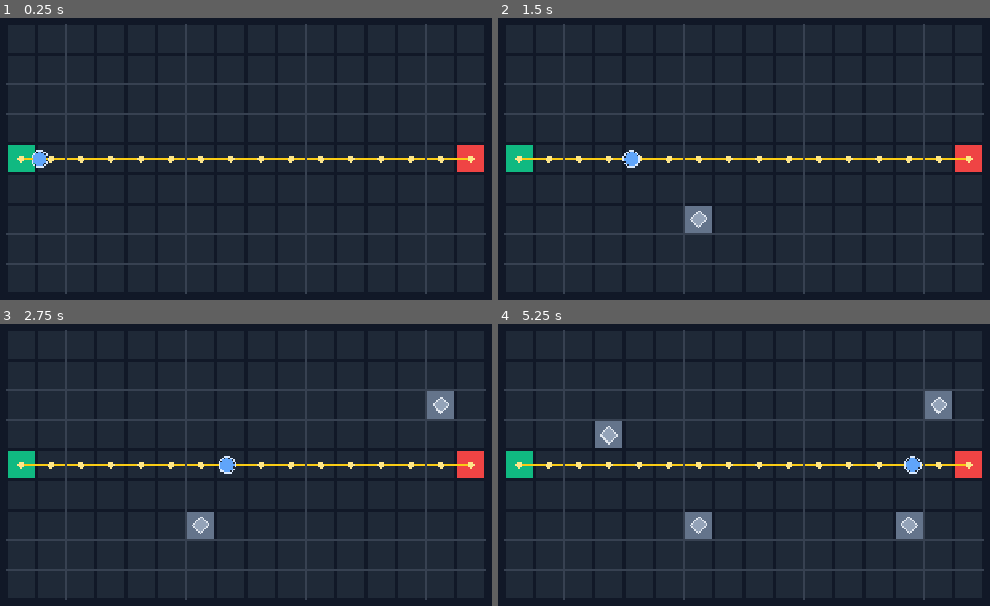
Above: before the commit, frames 1-4 (two rows, left to right).
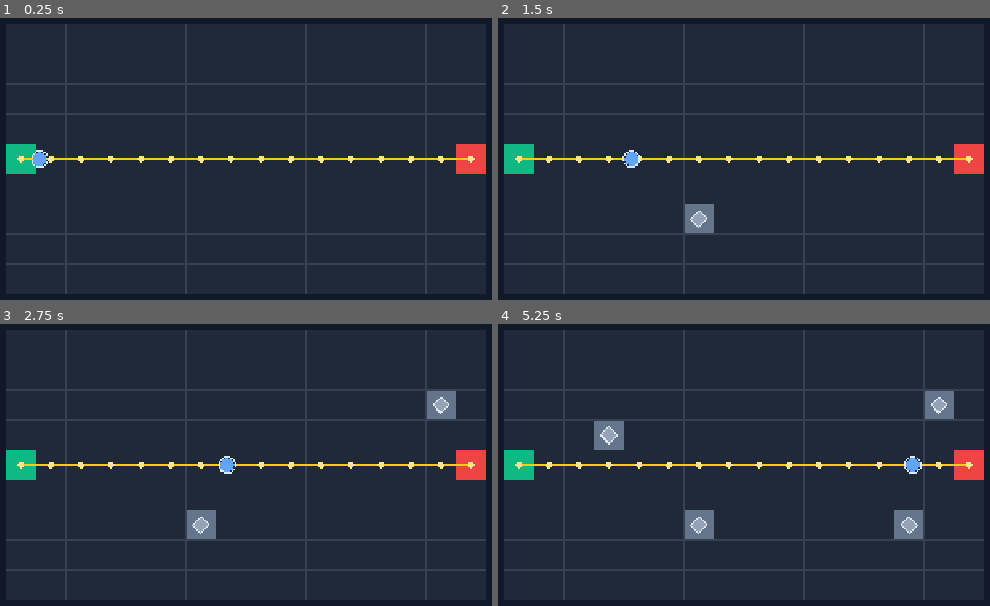
Above: after the commit, the same moments.

Repository: xian0310567/wallborn
Game: Godot game, scene res://scenes/main.tscn
Two runs of this game, one before a commit and one after it. Both use one fixed random seed, a clock stepped at 60 frames per second and the inputs below.
Inputs (mouse positions are in pixels of both pictures, inside the frame that each line leads up to):
- Up to frame 1 (0.25 s): no input
- Up to frame 2 (1.5 s): move the mouse to (outside the picture) at 0.52 s; click (outside the picture) at 0.67 s; move the mouse to (704, 232) at 1.27 s; click (704, 232) at 1.42 s
- Up to frame 3 (2.75 s): move the mouse to (447, 417) at 2.02 s; click (447, 417) at 2.17 s
- Up to frame 4 (5.25 s): move the mouse to (822, 605) at 2.77 s; click (822, 605) at 2.92 s; move the mouse to (outside the picture) at 3.52 s; click (outside the picture) at 3.67 s; move the mouse to (625, 448) at 4.27 s; click (625, 448) at 4.42 s; move the mouse to (906, 515) at 5.02 s; click (906, 515) at 5.17 s

The runs differ from the first frame. In frame 1, 0.2% of the frame differs, in the area x 1-99%, y 44-56%; in frame 2, 0.3%; in frame 3, 0.4%; in frame 4, 0.6%, in the area x 1-99%, y 23-77%.

Commit message:
Prepare grid rendering for 2.5D

Diff:
--- a/scripts/main.gd
+++ b/scripts/main.gd
@@ -1,12 +1,14 @@
 extends Node2D
 
 const WallbornGridScript := preload("res://scripts/wallborn_grid.gd")
+const WallbornGridViewScript := preload("res://scripts/wallborn_grid_view.gd")
 const EnemyScript := preload("res://scripts/enemy.gd")
 const GRID_SIZE := Vector2i(16, 9)
 const CELL_SIZE := 48
 const GRID_ORIGIN := Vector2(64, 64)
 
 var grid := WallbornGridScript.new(GRID_SIZE, CELL_SIZE)
+var grid_view = WallbornGridViewScript.top_down(GRID_ORIGIN, CELL_SIZE)
 var path: Array[Vector2i] = []
 var enemies: Array[Node] = []
 
@@ -23,7 +25,7 @@
 		try_place_defense_at(event.position)
 
 func try_place_defense_at(world_pos: Vector2) -> bool:
-	var cell := grid.world_to_cell(world_pos, GRID_ORIGIN)
+	var cell: Vector2i = grid_view.world_to_cell(world_pos)
 	if not grid.try_set_blocked_preserving_path(cell):
 		print("Defense placement rejected: %s" % cell)
 		return false
@@ -52,7 +54,7 @@
 func _path_to_world_points(cell_path: Array[Vector2i]) -> PackedVector2Array:
 	var points := PackedVector2Array()
 	for cell in cell_path:
-		points.append(grid.cell_to_world(cell, GRID_ORIGIN))
+		points.append(grid_view.cell_to_world(cell))
 	return points
 
 func _draw() -> void:
@@ -65,25 +67,24 @@
 	draw_rect(Rect2(Vector2.ZERO, get_viewport_rect().size), Color("#111827"), true)
 
 func _draw_cells() -> void:
-	for y in grid.size.y:
-		for x in grid.size.x:
-			var cell := Vector2i(x, y)
-			var rect := Rect2(GRID_ORIGIN + Vector2(x * CELL_SIZE, y * CELL_SIZE), Vector2(CELL_SIZE, CELL_SIZE))
-			var fill := Color("#1f2937")
-			match grid.get_cell_type(cell):
-				grid.CELL_START:
-					fill = Color("#10b981")
-				grid.CELL_GOAL:
-					fill = Color("#ef4444")
-				grid.CELL_BLOCKED:
-					fill = Color("#64748b")
-			draw_rect(rect.grow(-2), fill, true)
-			if grid.get_cell_type(cell) == grid.CELL_BLOCKED:
-				_draw_defense_unit(rect)
+	for cell in grid_view.get_cells_in_draw_order(grid.size):
+		var corners: PackedVector2Array = grid_view.cell_corners(cell)
+		var fill := Color("#1f2937")
+		match grid.get_cell_type(cell):
+			grid.CELL_START:
+				fill = Color("#10b981")
+			grid.CELL_GOAL:
+				fill = Color("#ef4444")
+			grid.CELL_BLOCKED:
+				fill = Color("#64748b")
+		draw_colored_polygon(corners, fill)
+		draw_polyline(PackedVector2Array([corners[0], corners[1], corners[2], corners[3], corners[0]]), Color("#374151"), 1.0)
+		if grid.get_cell_type(cell) == grid.CELL_BLOCKED:
+			_draw_defense_unit(cell)
 
-func _draw_defense_unit(rect: Rect2) -> void:
-	var center := rect.get_center()
-	var half := rect.size.x * 0.28
+func _draw_defense_unit(cell: Vector2i) -> void:
+	var center: Vector2 = grid_view.cell_to_world(cell)
+	var half: float = minf(grid_view.basis_x.length(), grid_view.basis_y.length()) * 0.28
 	var points := PackedVector2Array([
 		center + Vector2(0, -half),
 		center + Vector2(half, 0),
@@ -102,13 +103,6 @@
 		draw_circle(point, 5.0, Color("#fde68a"))
 
 func _draw_grid_lines() -> void:
-	var grid_pixel_size := Vector2(grid.size.x * CELL_SIZE, grid.size.y * CELL_SIZE)
-	var line_color := Color("#374151")
-	for x in range(grid.size.x + 1):
-		var from := GRID_ORIGIN + Vector2(x * CELL_SIZE, 0)
-		var to := from + Vector2(0, grid_pixel_size.y)
-		draw_line(from, to, line_color, 1.0)
-	for y in range(grid.size.y + 1):
-		var from := GRID_ORIGIN + Vector2(0, y * CELL_SIZE)
-		var to := from + Vector2(grid_pixel_size.x, 0)
-		draw_line(from, to, line_color, 1.0)
+	# Cell outlines are drawn in _draw_cells(). Keeping this hook makes future
+	# projection-specific overlays possible without coupling gameplay to rendering.
+	pass
--- /dev/null
+++ b/scripts/wallborn_grid_view.gd
@@ -0,0 +1,69 @@
+extends RefCounted
+class_name WallbornGridView
+
+const DEFAULT_CELL_SIZE := 48.0
+
+var origin: Vector2
+var basis_x: Vector2
+var basis_y: Vector2
+
+func _init(p_origin: Vector2 = Vector2.ZERO, p_cell_size: float = DEFAULT_CELL_SIZE, p_basis_x: Vector2 = Vector2.ZERO, p_basis_y: Vector2 = Vector2.ZERO) -> void:
+	origin = p_origin
+	if p_basis_x == Vector2.ZERO:
+		basis_x = Vector2(p_cell_size, 0.0)
+	else:
+		basis_x = p_basis_x
+	if p_basis_y == Vector2.ZERO:
+		basis_y = Vector2(0.0, p_cell_size)
+	else:
+		basis_y = p_basis_y
+
+static func top_down(p_origin: Vector2 = Vector2.ZERO, p_cell_size: float = DEFAULT_CELL_SIZE):
+	return load("res://scripts/wallborn_grid_view.gd").new(p_origin, p_cell_size)
+
+static func dimetric_2_5d(p_origin: Vector2 = Vector2.ZERO, p_tile_width: float = 64.0, p_tile_height: float = 32.0):
+	return load("res://scripts/wallborn_grid_view.gd").new(
+		p_origin,
+		p_tile_width,
+		Vector2(p_tile_width * 0.5, p_tile_height * 0.5),
+		Vector2(-p_tile_width * 0.5, p_tile_height * 0.5)
+	)
+
+func cell_to_world(cell: Vector2i) -> Vector2:
+	return origin + basis_x * (float(cell.x) + 0.5) + basis_y * (float(cell.y) + 0.5)
+
+func world_to_cell(world_pos: Vector2) -> Vector2i:
+	var local := world_pos - origin
+	var determinant := basis_x.x * basis_y.y - basis_x.y * basis_y.x
+	if is_zero_approx(determinant):
+		push_error("WallbornGridView basis is not invertible")
+		return Vector2i.ZERO
+	var grid_x := (local.x * basis_y.y - local.y * basis_y.x) / determinant
+	var grid_y := (basis_x.x * local.y - basis_x.y * local.x) / determinant
+	return Vector2i(floori(grid_x), floori(grid_y))
+
+func cell_corners(cell: Vector2i) -> PackedVector2Array:
+	var base := origin + basis_x * float(cell.x) + basis_y * float(cell.y)
+	return PackedVector2Array([
+		base,
+		base + basis_x,
+		base + basis_x + basis_y,
+		base + basis_y,
+	])
+
+func cell_sort_key(cell: Vector2i) -> int:
+	return cell.x + cell.y
+
+func get_cells_in_draw_order(size: Vector2i) -> Array[Vector2i]:
+	var cells: Array[Vector2i] = []
+	for y in range(size.y):
+		for x in range(size.x):
+			cells.append(Vector2i(x, y))
+	cells.sort_custom(func(a: Vector2i, b: Vector2i) -> bool:
+		var key_a := cell_sort_key(a)
+		var key_b := cell_sort_key(b)
+		if key_a == key_b:
+			return a.y < b.y
+		return key_a < key_b
+	)
+	return cells
--- /dev/null
+++ b/tests/test_grid_view.gd
@@ -0,0 +1,28 @@
+extends SceneTree
+
+const WallbornGridViewScript := preload("res://scripts/wallborn_grid_view.gd")
+
+func _initialize() -> void:
+	var top_down = WallbornGridViewScript.top_down(Vector2(64, 64), 48)
+	_assert_equal(top_down.cell_to_world(Vector2i(0, 0)), Vector2(88, 88), "top-down cell center should match existing visual position")
+	_assert_equal(top_down.world_to_cell(Vector2(88, 88)), Vector2i(0, 0), "top-down world/cell conversion should round-trip")
+	_assert_equal(top_down.world_to_cell(top_down.cell_to_world(Vector2i(3, 2))), Vector2i(3, 2), "top-down conversion should round-trip arbitrary cell")
+
+	var dimetric = WallbornGridViewScript.dimetric_2_5d(Vector2(320, 80), 64, 32)
+	for cell in [Vector2i(0, 0), Vector2i(1, 0), Vector2i(0, 1), Vector2i(5, 4), Vector2i(15, 8)]:
+		_assert_equal(dimetric.world_to_cell(dimetric.cell_to_world(cell)), cell, "2.5D basis should round-trip cell %s" % cell)
+
+	var corners: PackedVector2Array = dimetric.cell_corners(Vector2i(2, 3))
+	_assert_equal(corners.size(), 4, "cell corners should describe a projected tile quad")
+
+	var draw_order: Array[Vector2i] = dimetric.get_cells_in_draw_order(Vector2i(3, 3))
+	_assert_equal(draw_order.front(), Vector2i(0, 0), "draw order should start at top-left logical cell")
+	_assert_equal(draw_order.back(), Vector2i(2, 2), "draw order should end at bottom-right logical cell")
+
+	print("Grid view tests passed")
+	quit(0)
+
+func _assert_equal(actual, expected, message: String) -> void:
+	if actual != expected:
+		push_error("%s. Expected %s, got %s" % [message, expected, actual])
+		quit(1)
Not shown, added: scripts/wallborn_grid_view.gd.uid
Not shown, added: tests/test_grid_view.gd.uid
Not shown, changed: tools/test.ps1
